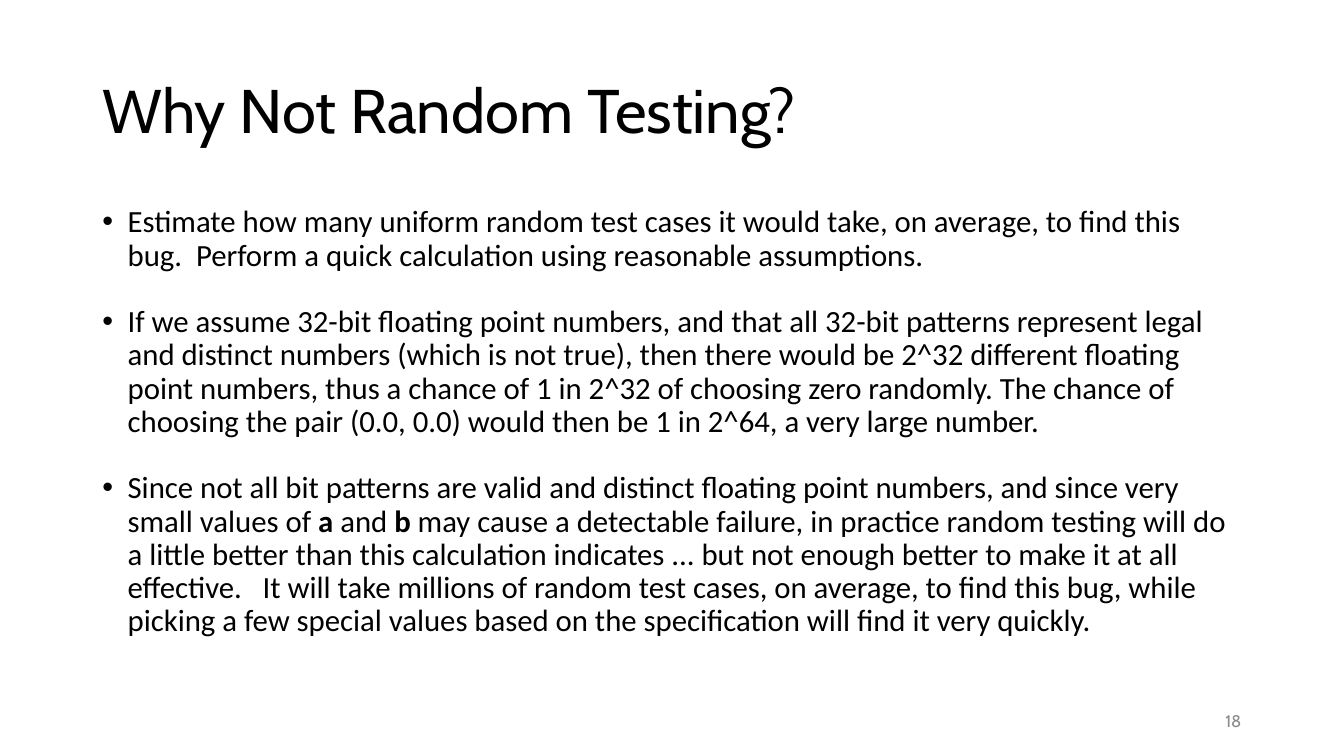
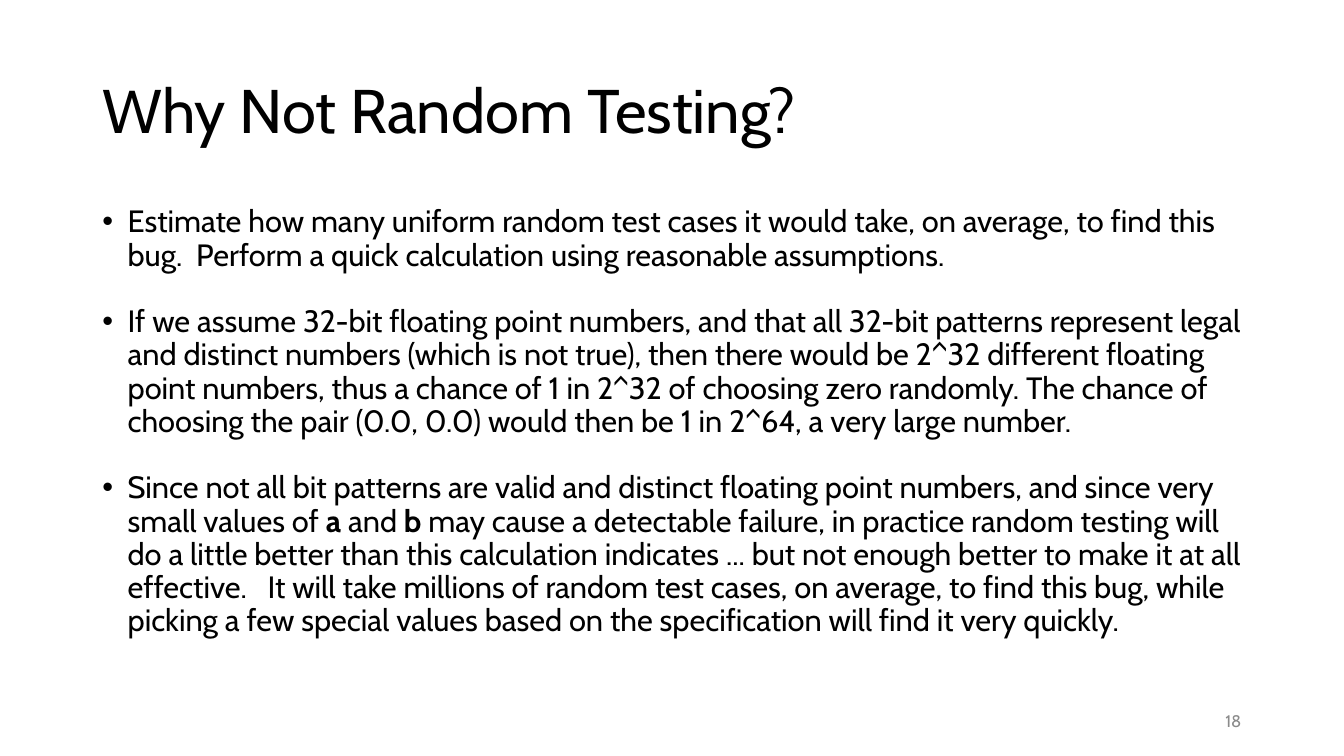
Before and after one commit to malenezi/malenezi, a slide deck: slide 18 of SE401/Lectures/6-Black Box Testing/Black Box Testing.pptx. Drawn at 1344x756 pixels with LibreOffice and Linux fonts; fonts in the diff are those of the drawing. Boxes give left, top, right and bottom in pixels: in the first picture for what was removed or moved away, otherwise in the second. Text is boxed around its words. In the diff, an @@ line names an element or a change of style, - is before the commit and + after.

```diff
--- a/SE401/Lectures/6-Black Box Testing/Black Box Testing.pptx
+++ b/SE401/Lectures/6-Black Box Testing/Black Box Testing.pptx
@@ text "Estimate how many uniform random ..." at (128,209,1240,638): font Calibri to Cabin @@
```
Also in this commit, not shown: 3 other slides changed, 1 other file.
